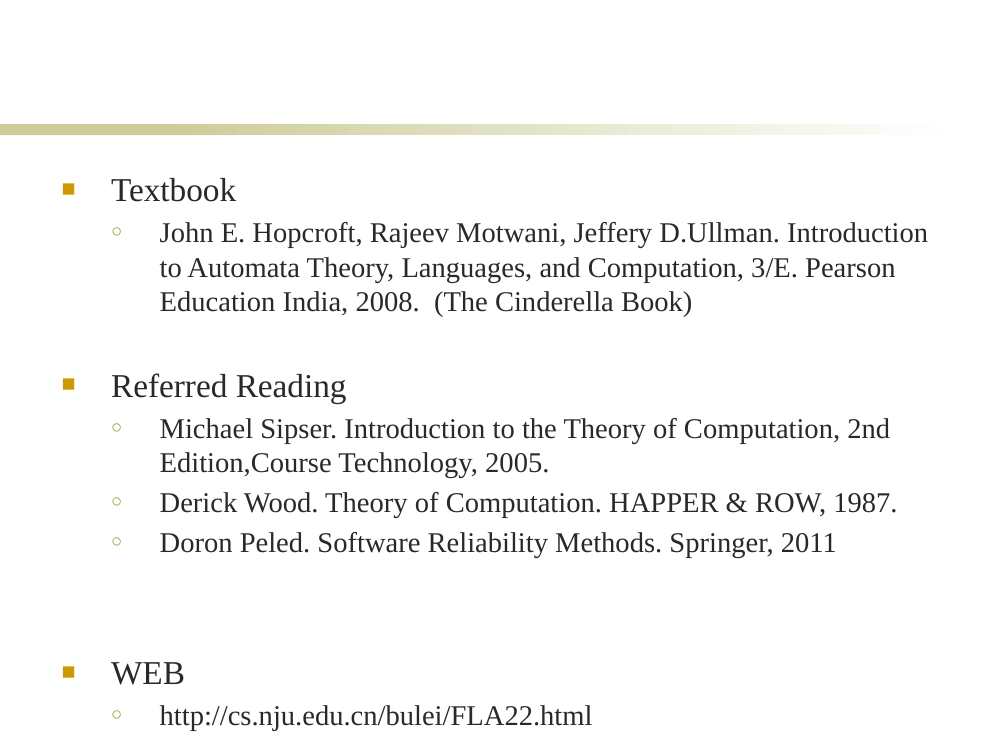
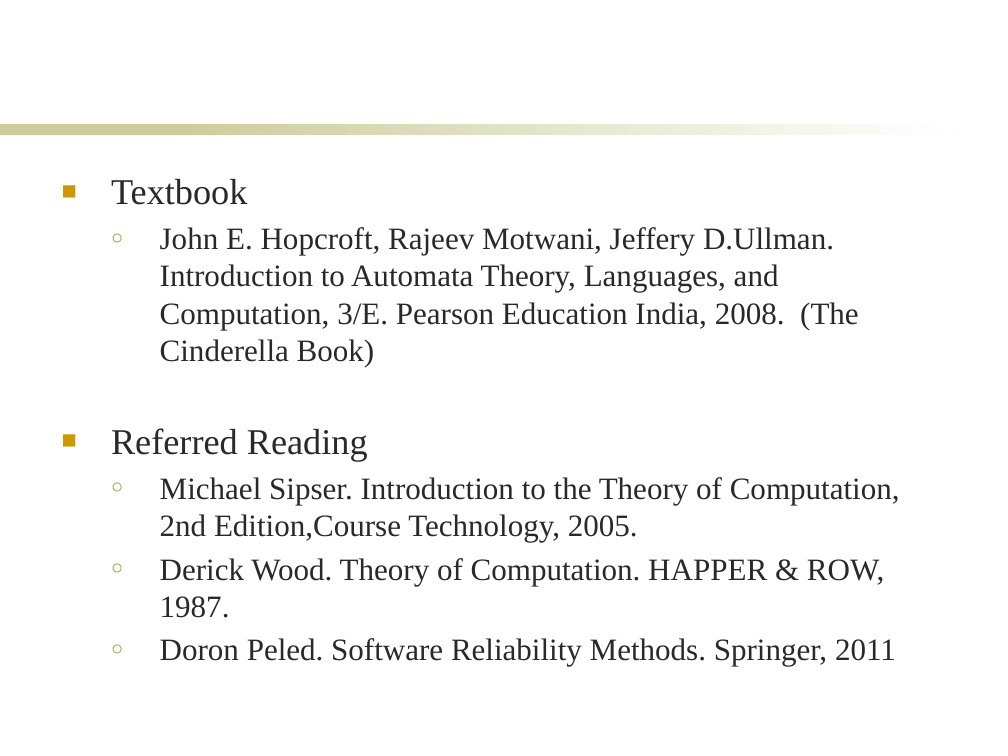
Before and after one commit to fla23course/fla23course.github.io, a slide deck: slide 9 of doc/ClassIntro_web.pptx. Drawn at 1008x756 pixels with LibreOffice and Linux fonts; fonts in the diff are those of the drawing; background and template pictures are left out. Boxes give left, top, right and bottom in pixels: in the first picture for what was removed or moved away, otherwise in the second. Text is boxed around its words. In the diff, an @@ line names an element or a change of style, - is before the commit and + after.

Commit message:
update ppt 0905

```diff
--- a/doc/ClassIntro_web.pptx
+++ b/doc/ClassIntro_web.pptx
@@ text "Textbook" at (111,179,900,666): size 23.8 to 25.9 pt in "Textbook", "Referred Reading"; size 20.4 to 22.2 pt @@
@@ text at (111,662,593,731): paragraphs removed @@
-■ WEB
-  ○ http://cs.nju.edu.cn/bulei/FLA22.html
```
